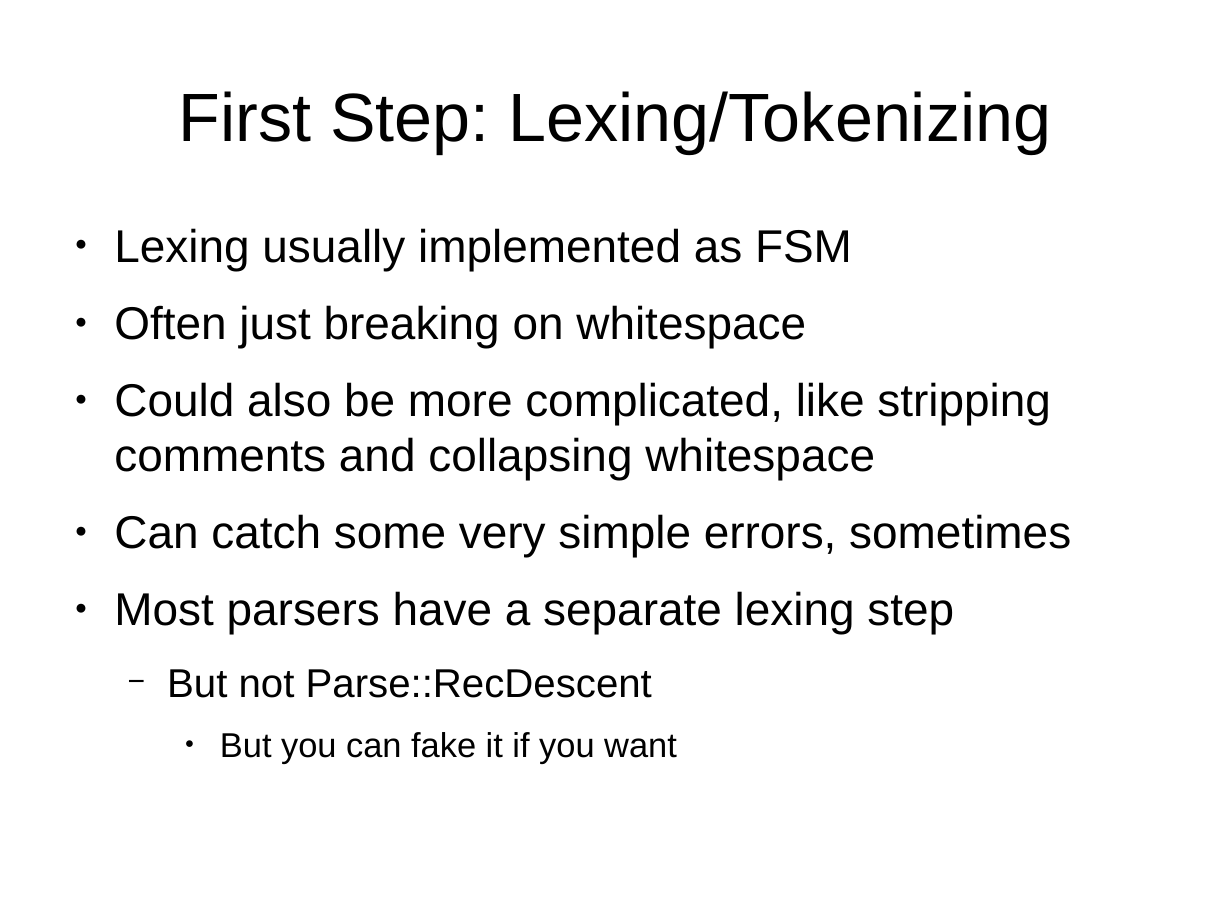
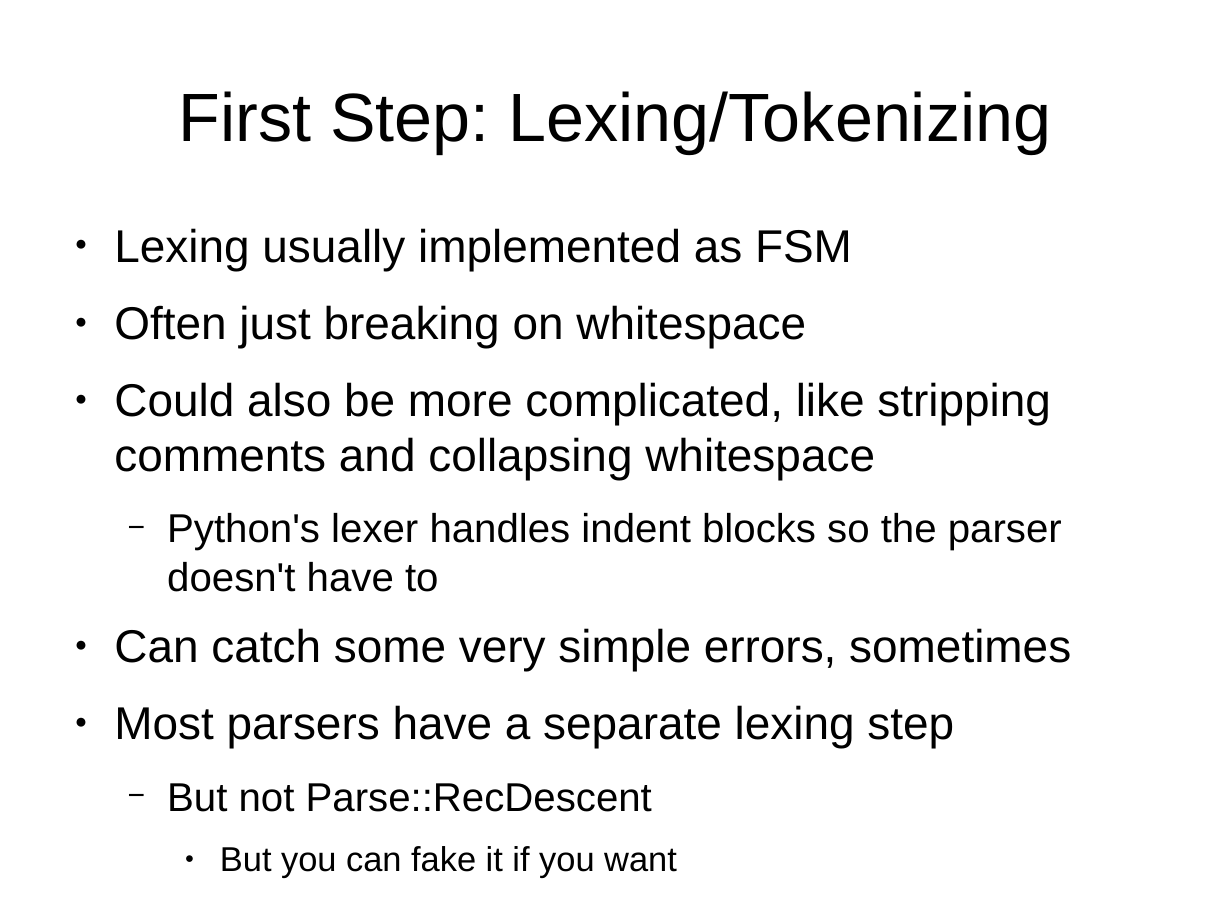
Before and after one commit to frezik/parsing-talk, a slide deck: slide 17 of presentation/parsing_talk.odp. Drawn at 1232x924 pixels with LibreOffice and Linux fonts; fonts in the diff are those of the drawing. Boxes give left, top, right and bottom in pixels: in the first picture for what was removed or moved away, otherwise in the second. Text is boxed around its words. In the diff, an @@ line names an element or a change of style, - is before the commit and + after.

```diff
--- a/presentation/parsing_talk.odp
+++ b/presentation/parsing_talk.odp
@@ text at (167, 513, 1062, 592): paragraph added @@
+  − Python's lexer handles indent blocks so the parser doesn't have to
```
Also in this commit, not shown: 6 other slides changed, 2 other files.
